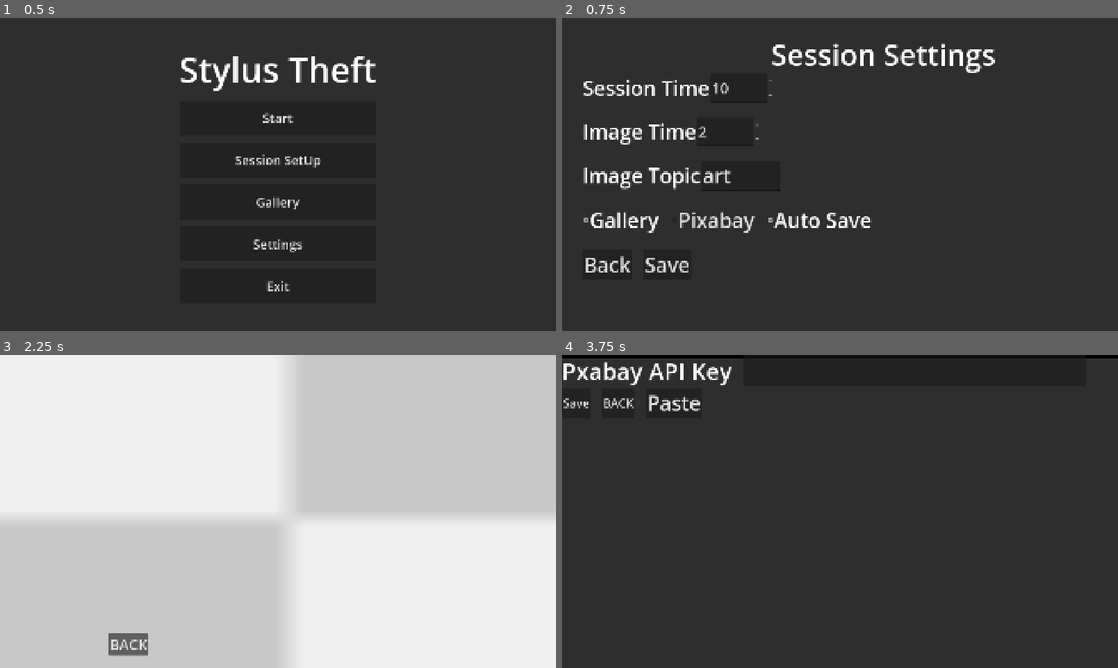
Above: before the commit, frames 1-4 (two rows, left to right).
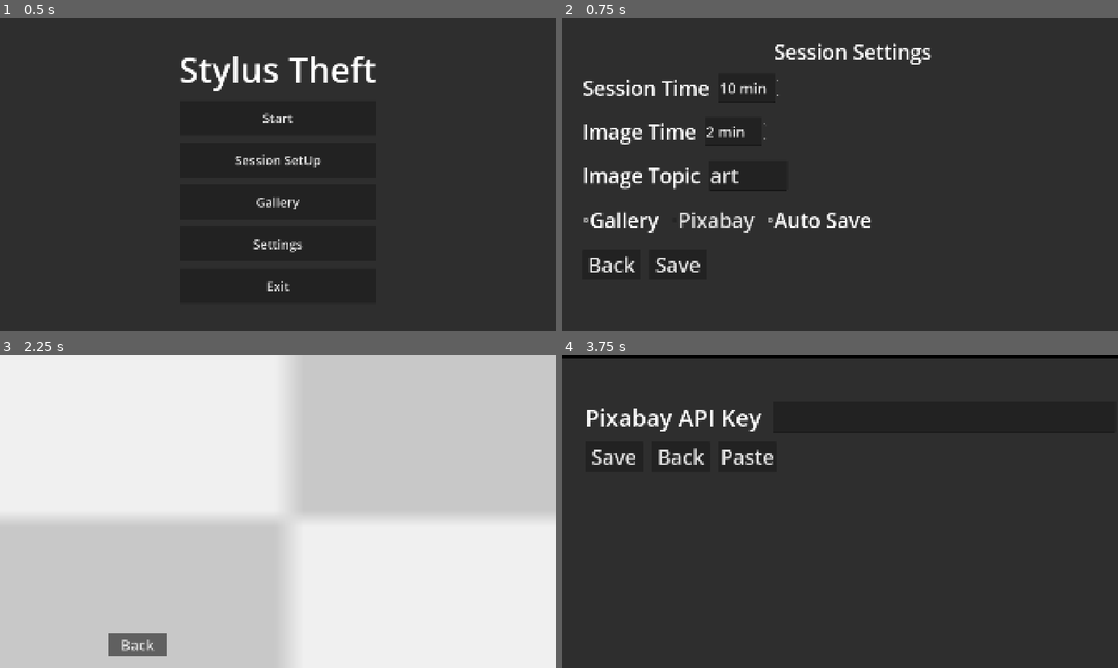
Above: after the commit, the same moments.

Repository: lovetocode/stylusTheft
Game: Godot game, scene res://main.tscn
The game is run twice, just before and just after one commit, with the same random seed, the same clock (stepped at 60 frames per second) and the same inputs. The engine's default icon, where the game draws it, is replaced by a stand-in: a white triangle on a blue panel in a dark square.
Inputs:
- Up to frame 1 (0.5 s): no input
- Up to frame 2 (0.75 s): click "Session SetUp" at 0.5 s
- Up to frame 3 (2.25 s): click "Back" at 1.25 s; click "Gallery" at 2 s
- Up to frame 4 (3.75 s): click "BACK" (after the commit: "Back") at 2.75 s; click "Settings" at 3.5 s

Frame 1 is identical in both runs. In frame 2, 2.6% of the frame differs, in the area x 4-78%, y 8-82%; in frame 3, 0.4%; in frame 4, 2.6%.

Commit message:
made menus better

Diff:
--- a/stylus-theft/Scripts/tracing_canvas.gd
+++ b/stylus-theft/Scripts/tracing_canvas.gd
@@ -64,8 +64,9 @@
 		session_active = false
 		timer.stop()
 		await draw_layer.autosave_if_needed()
+		$reference.visible = false
 		$GameOverLabel.visible = true
-		await get_tree().create_timer(1.0).timeout
+		await get_tree().create_timer(3.0).timeout
 		get_tree().change_scene_to_file("res://main.tscn")
 
 func setup_top_bar():
@@ -97,6 +98,8 @@
 	draw_layer.queue_redraw()
 
 func _on_timer_timeout() -> void:
+	if not session_active:
+		return
 	await draw_layer.autosave_if_needed()
 	clear_drawing()
 	image_source_choice()
--- a/stylus-theft/gallery.tscn
+++ b/stylus-theft/gallery.tscn
@@ -20,12 +20,13 @@
 columns = 3
 
 [node name="BackButton" type="Button" parent="." unique_id=444675165]
+custom_minimum_size = Vector2(200, 80)
 offset_left = 375.0
 offset_top = 960.0
 offset_right = 513.0
 offset_bottom = 1037.0
 theme_override_font_sizes/font_size = 50
-text = "BACK"
+text = "Back"
 
 [node name="Viewer" type="CanvasLayer" parent="." unique_id=1850871924]
 layer = 10
--- a/stylus-theft/sessionsettings.tscn
+++ b/stylus-theft/sessionsettings.tscn
@@ -19,14 +19,18 @@
 color = Color(0.18039216, 0.18039216, 0.18039216, 1)
 
 [node name="Settings" type="Label" parent="." unique_id=344986912]
-offset_left = 722.0
-offset_top = 58.0
-offset_right = 1497.0
-offset_bottom = 195.0
-theme_override_font_sizes/font_size = 100
+anchors_preset = 11
+anchor_left = 1.0
+anchor_right = 1.0
+anchor_bottom = 1.0
+offset_left = 732.0
+offset_top = 69.0
+offset_right = 1275.0
+offset_bottom = 165.0
+grow_horizontal = 0
+grow_vertical = 2
+theme_override_font_sizes/font_size = 70
 text = "Session Settings"
-horizontal_alignment = 1
-vertical_alignment = 1
 
 [node name="VBoxContainer" type="VBoxContainer" parent="." unique_id=1997772751]
 offset_left = 71.0
@@ -37,6 +41,7 @@
 
 [node name="HBoxContainer" type="HBoxContainer" parent="VBoxContainer" unique_id=1754968637]
 layout_mode = 2
+theme_override_constants/separation = 30
 
 [node name="SessionTime" type="Label" parent="VBoxContainer/HBoxContainer" unique_id=772431123]
 layout_mode = 2
@@ -48,9 +53,11 @@
 layout_mode = 2
 theme = SubResource("Theme_dvvwr")
 theme_type_variation = &"text"
+suffix = "min"
 
 [node name="HBoxContainer2" type="HBoxContainer" parent="VBoxContainer" unique_id=234356819]
 layout_mode = 2
+theme_override_constants/separation = 30
 
 [node name="ImageTime" type="Label" parent="VBoxContainer/HBoxContainer2" unique_id=171742956]
 layout_mode = 2
@@ -62,9 +69,11 @@
 layout_mode = 2
 theme = SubResource("Theme_7rbto")
 theme_type_variation = &"text"
+suffix = "min"
 
 [node name="HBoxContainer3" type="HBoxContainer" parent="VBoxContainer" unique_id=1289243659]
 layout_mode = 2
+theme_override_constants/separation = 30
 
 [node name="ImageTopic" type="Label" parent="VBoxContainer/HBoxContainer3" unique_id=1762989097]
 layout_mode = 2
@@ -97,14 +106,18 @@
 
 [node name="HBoxContainer5" type="HBoxContainer" parent="VBoxContainer" unique_id=1192553519]
 layout_mode = 2
-theme_override_constants/separation = 40
+theme_override_constants/separation = 30
 
 [node name="Back" type="Button" parent="VBoxContainer/HBoxContainer5" unique_id=930538076]
+custom_minimum_size = Vector2(200, 80)
+clip_contents = true
 layout_mode = 2
 theme_override_font_sizes/font_size = 70
 text = "Back"
 
 [node name="Save" type="Button" parent="VBoxContainer/HBoxContainer5" unique_id=1934567989]
+custom_minimum_size = Vector2(200, 80)
+clip_contents = true
 layout_mode = 2
 theme_override_font_sizes/font_size = 70
 text = "Save"
--- a/stylus-theft/settings.tscn
+++ b/stylus-theft/settings.tscn
@@ -13,8 +13,11 @@
 color = Color(0.18039216, 0.18039216, 0.18039216, 1)
 
 [node name="VBoxContainer" type="VBoxContainer" parent="." unique_id=327181902]
-offset_right = 1810.0
-offset_bottom = 218.0
+offset_left = 80.0
+offset_top = 160.0
+offset_right = 1890.0
+offset_bottom = 378.0
+theme_override_constants/separation = 30
 
 [node name="HBoxContainer" type="HBoxContainer" parent="VBoxContainer" unique_id=836971069]
 layout_mode = 2
@@ -23,7 +26,7 @@
 [node name="PixabayLabel" type="Label" parent="VBoxContainer/HBoxContainer" unique_id=714091058]
 layout_mode = 2
 theme_override_font_sizes/font_size = 80
-text = "Pxabay API Key"
+text = "Pixabay API Key"
 
 [node name="PixabayLineEdit" type="LineEdit" parent="VBoxContainer/HBoxContainer" unique_id=987085340]
 layout_mode = 2
@@ -33,20 +36,24 @@
 
 [node name="HBoxContainer2" type="HBoxContainer" parent="VBoxContainer" unique_id=342593867]
 layout_mode = 2
-theme_override_constants/separation = 40
+theme_override_constants/separation = 30
 
 [node name="SAVE" type="Button" parent="VBoxContainer/HBoxContainer2" unique_id=879004564]
+custom_minimum_size = Vector2(200, 80)
+clip_contents = true
 layout_mode = 2
-theme_override_font_sizes/font_size = 40
+theme_override_font_sizes/font_size = 70
 text = "Save"
 
 [node name="BACK" type="Button" parent="VBoxContainer/HBoxContainer2" unique_id=1479925951]
+custom_minimum_size = Vector2(200, 80)
 layout_mode = 2
-theme_override_font_sizes/font_size = 40
-text = "BACK
+theme_override_font_sizes/font_size = 70
+text = "Back
 "
 
 [node name="Paste" type="Button" parent="VBoxContainer/HBoxContainer2" unique_id=698786998]
+custom_minimum_size = Vector2(200, 80)
 layout_mode = 2
 theme_override_font_sizes/font_size = 70
 text = "Paste"
